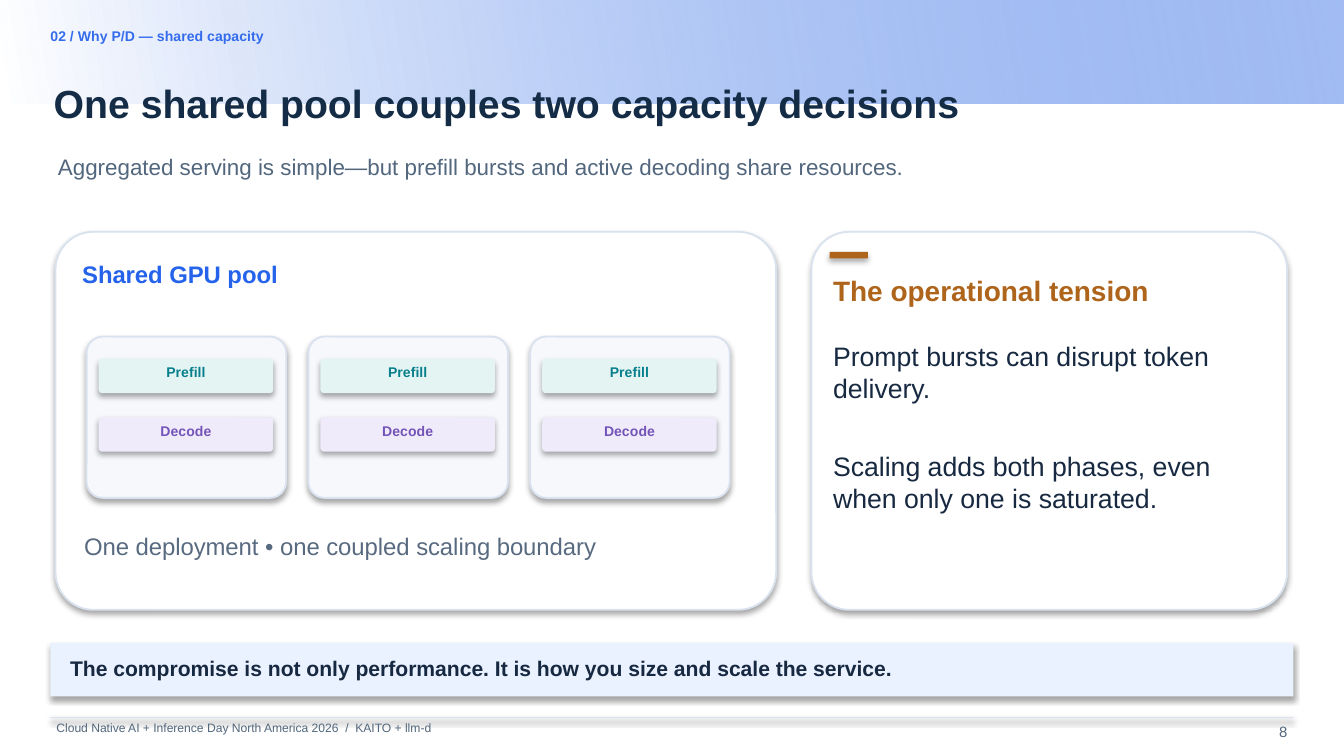
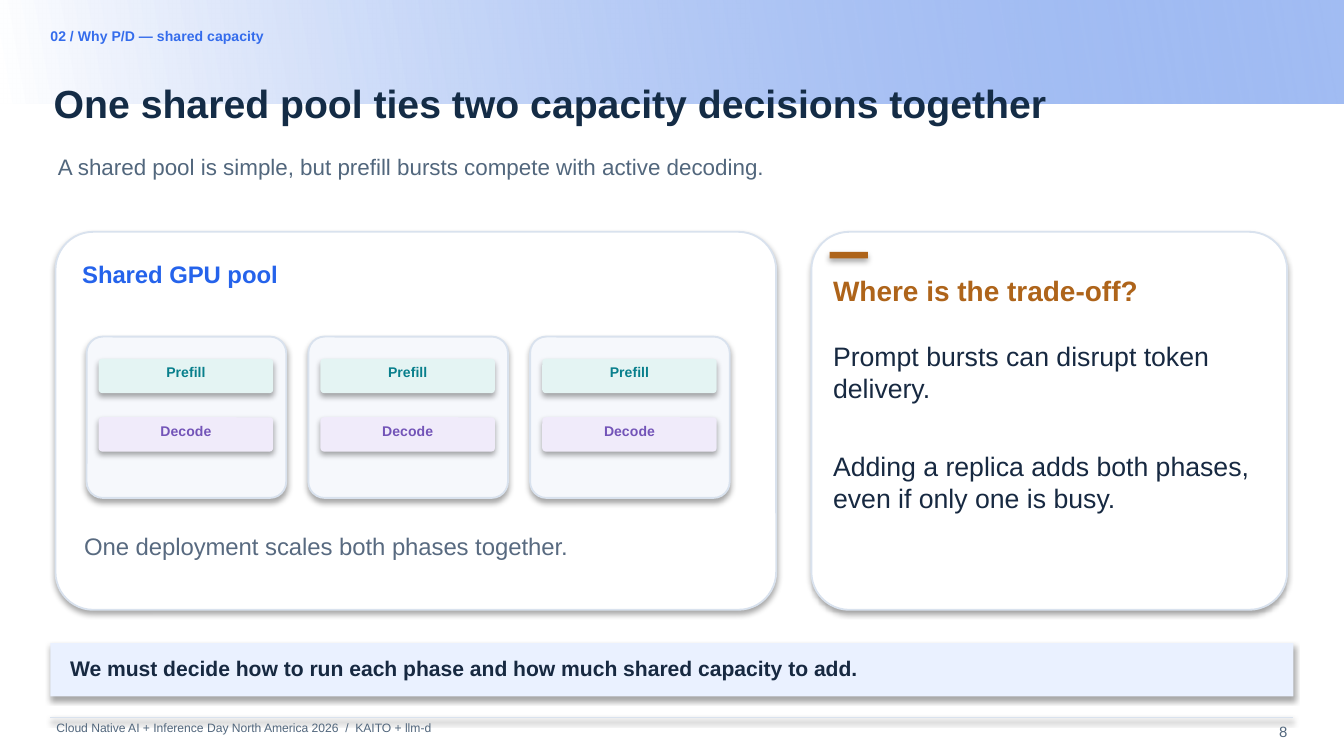
Before and after one commit to andyzhangx/demo, a slide deck: slide 8 of llm/pd-disaggregation/kubecon-na-2026-pd-disaggregation-kaito-llmd.pptx. Drawn at 1344x756 pixels with LibreOffice and Linux fonts; fonts in the diff are those of the drawing; background and template pictures are left out. Boxes give left, top, right and bottom in pixels: in the first picture for what was removed or moved away, otherwise in the second. Text is boxed around its words. In the diff, an @@ line names an element or a change of style, - is before the commit and + after.

```diff
--- a/llm/pd-disaggregation/kubecon-na-2026-pd-disaggregation-kaito-llmd.pptx
+++ b/llm/pd-disaggregation/kubecon-na-2026-pd-disaggregation-kaito-llmd.pptx
@@ text at <box>54,89,1046,126</box>: text changed @@
-One shared pool couples two capacity decisions
+One shared pool ties two capacity decisions together
@@ text at <box>58,159,764,180</box>: text changed @@
-Aggregated serving is simple—but prefill bursts and active decoding share resources.
+A shared pool is simple, but prefill bursts compete with active decoding.
@@ text at <box>833,280,1138,302</box>: text changed @@
-The operational tension
+Where is the trade-off?
@@ text at <box>833,456,1249,513</box>: text changed @@
-Scaling adds both phases, even when only one is saturated.
+Adding a replica adds both phases, even if only one is busy.
@@ text at <box>84,537,568,560</box>: text changed @@
-One deployment • one coupled scaling boundary
+One deployment scales both phases together.
@@ text at <box>70,660,857,681</box>: text changed @@
-The compromise is not only performance. It is how you size and scale the service.
+We must decide how to run each phase and how much shared capacity to add.
```
Also in this commit, not shown: 48 other slides changed.
